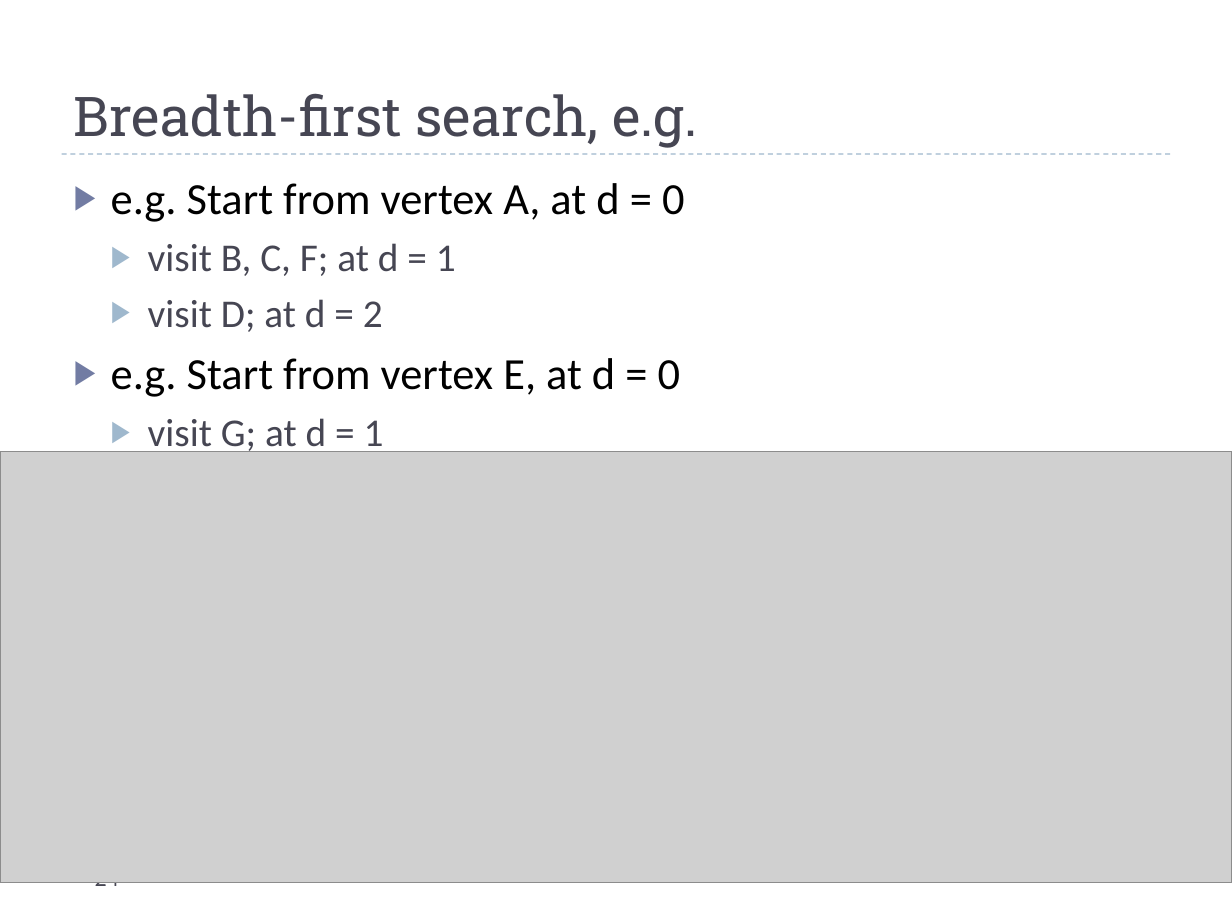
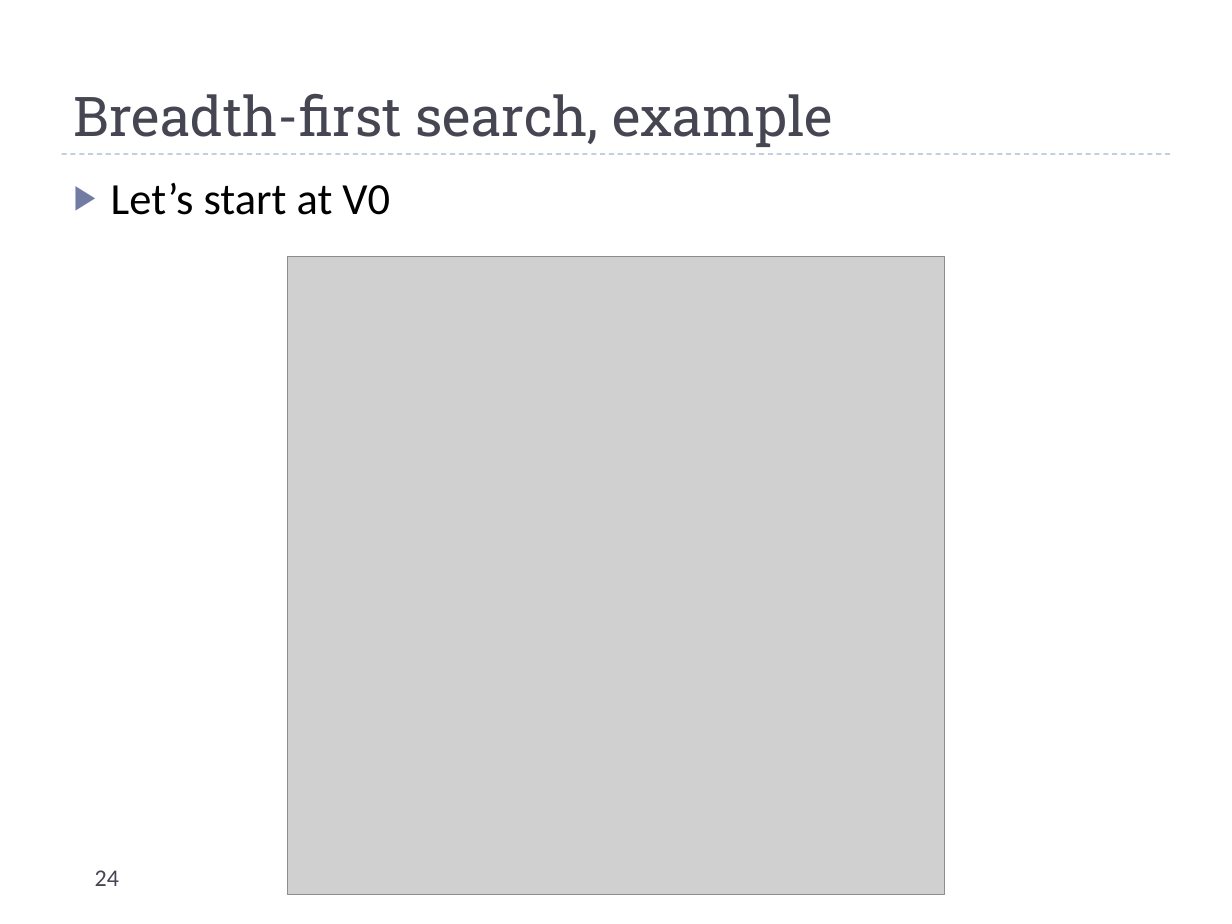
Before and after one commit to markfloryan/dsa2, a slide deck: slide 24 of slides/graphs-basic.pptx. Drawn at 1232x924 pixels with LibreOffice and Linux fonts; fonts in the diff are those of the drawing; grey boxes stand for pictures. Boxes give left, top, right and bottom in pixels: in the first picture for what was removed or moved away, otherwise in the second. Text is boxed around its words. In the diff, an @@ line names an element or a change of style, - is before the commit and + after.

```diff
--- a/slides/graphs-basic.pptx
+++ b/slides/graphs-basic.pptx
@@ title at bbox=[74, 93, 833, 147]: text changed @@
-Breadth-first search, e.g.
+Breadth-first search, example
@@ text at bbox=[111, 183, 390, 215]: text changed @@
-▶ e.g. Start from vertex A, at d = 0
-  ▶ visit B, C, F; at d = 1
-  ▶ visit D; at d = 2
-▶ e.g. Start from vertex E, at d = 0
-  ▶ visit G; at d = 1
+▶ Let’s start at V0
@@ picture added at bbox=[287, 256, 944, 894] @@
@@ picture removed at bbox=[0, 452, 1232, 883] @@
```
Also in this commit, not shown: 2 other slides changed, 1 slide added, 1 other file.
